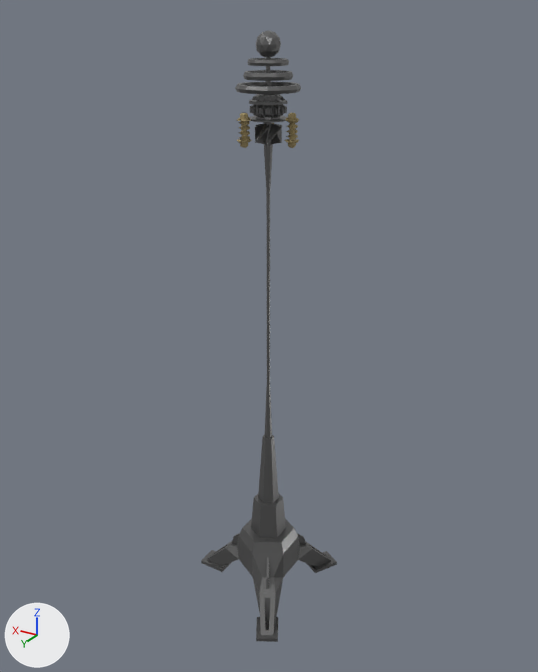
The glTF model packages/resources/glb/electric-pole.glb: old version first, new version second.
Both versions are drawn from a 50 mm lens placed at (-20.4, 33.9, 35.0), pointed at (0.4, -0.7, 17.8). Lighting does not change. The marker at lower left points along +X, +Y and +Z. Vertices at the same position are counted once.
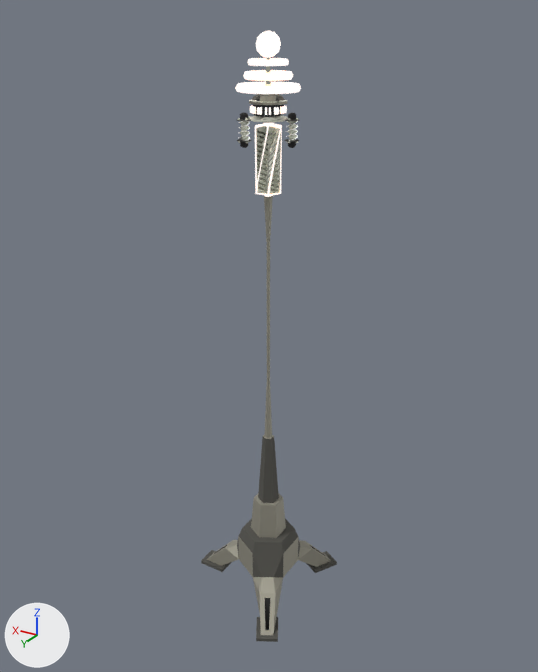
The edits, one by one:
Picture 'electricPole_light' (img_electricpole_light) is new.
Picture 'electricPole' (img_electricpole) is new.
Picture 'electricPole_Metallic-electricPole_Roughness' (img_electricpole_metallic_electricpole_roughness) is new.
Material 'Material' (mat_material) is new.
Uses the picture img_electricpole.
Uses the picture img_electricpole_light.
Uses the picture img_electricpole_metallic_electricpole_roughness.
me_cylinder_004 is used by ob_cylinder_004; location (0.0, 0.0, 0.0).
me_cylinder_004 had 972 vertices, 1936 faces and spanned x -3.1..5.1, y -4.7..4.7, z 0.0..34.4.
me_cylinder_004 now has 924 vertices, 1830 faces and spans x -3.1..5.1, y -4.7..4.7, z 0.0..34.4.
Part 1, on me_cylinder_004:
36 vertices are removed from x -2.7..4.8, y -4.3..4.3, z 0.0..3.7.
94 faces are deleted.
12 new faces join them.
Part 2, on me_cylinder_004:
22 vertices are removed from x -0.8..0.8, y -0.9..0.9, z 26.3..30.2.
75 faces are deleted.
22 vertices in x -0.8..0.8, y -0.7..0.7, z 28.9..29.0 move by (0.0, 0.0, -2.6).
10 vertices in x -0.2..0.2, y -0.2..0.2, z 26.3..28.9 move by (0.0, 0.0, -2.7).
10 vertices are added at x -0.6..0.6, y -0.7..0.7, z 23.6..30.2.
51 new faces join them.
me_cylinder_004 part 3: 1767 faces spanning x -3.1..5.1, y -4.7..4.7, z 0.0..34.4 switch from mat_材质_002 (grey #757575) to mat_material.
me_cylinder_006 has 434 vertices, 848 faces and spans x 0.32..1.08, y -1.6..-0.83, z 28.85..30.54.
me_cylinder_006 is used by ob_cylinder_006; location (0.0, 0.0, 0.0); rotation (0.0, 0.0, 2.094), in degrees (0, 0, 120).
me_cylinder_006 part 4: 807 faces spanning x 0.32..1.08, y -1.6..-0.83, z 28.85..30.54 switch from mat_材质 (beige #a09067) to mat_material.

Changed parts and their boxes [x1, y1, x2, y2] in the pictures (538 x 672 px; the box of a moved part takes in the faces that stretch with it):
part 1 of me_cylinder_004, cut back: before [226, 533, 312, 593]; after [226, 540, 312, 593]
part 2 of me_cylinder_004, moved or reshaped: [249, 116, 288, 382] in both
part 3 of me_cylinder_004, recoloured: [205, 30, 337, 642] in both
part 4 of me_cylinder_006, recoloured (brown to grey): before [237, 113, 252, 148]; after [237, 113, 300, 148]
